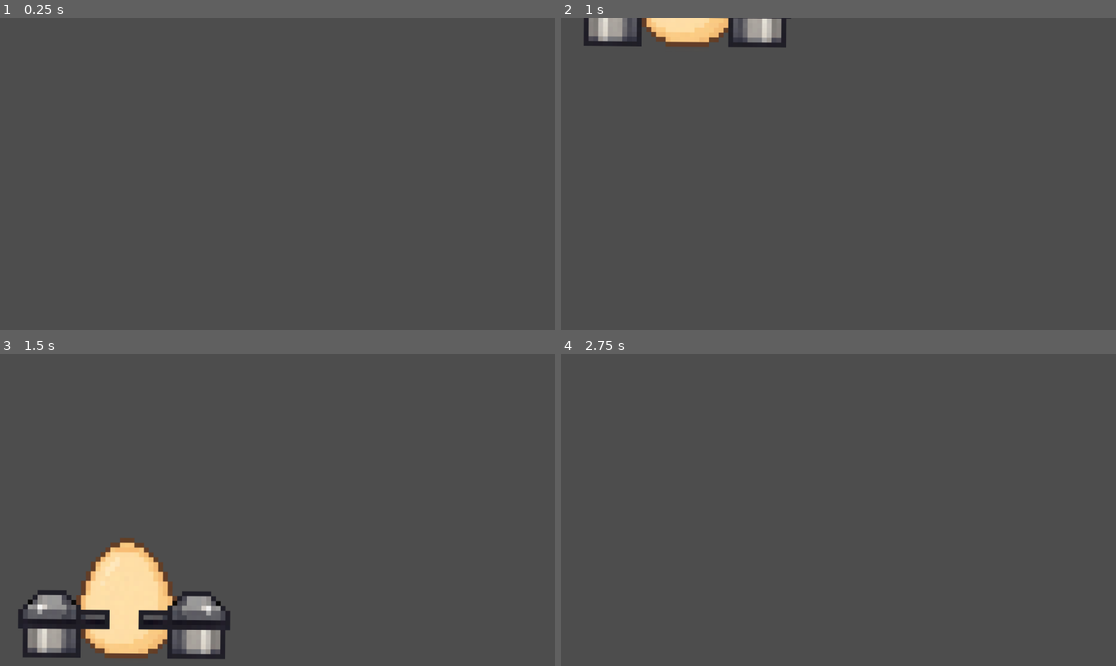
Above: before the commit, frames 1-4 (two rows, left to right).
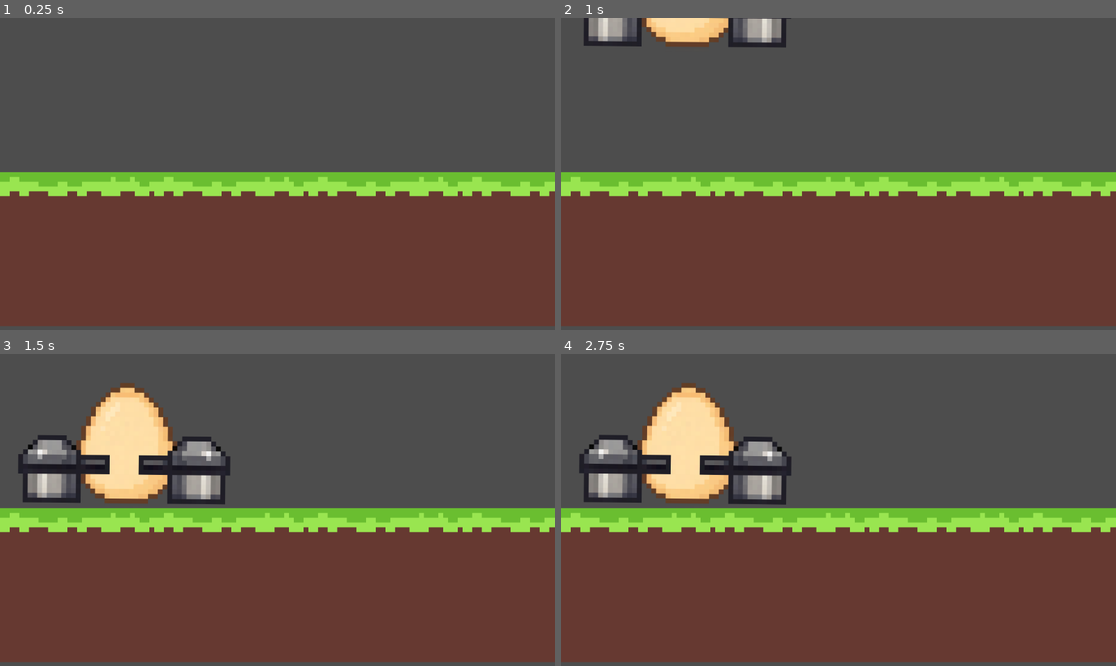
Above: after the commit, the same moments.

Repository: mathison0/eggpack
Game: Godot game, scene res://scenes/levels/main.tscn
Same seed, same stepped clock (60 frames per second), same inputs: the game is played once before the commit and once after it.
Inputs:
- Up to frame 1 (0.25 s): no input
- Up to frame 2 (1 s): tap Enter at 0.5 s
- Up to frame 3 (1.5 s): no input
- Up to frame 4 (2.75 s): tap Space at 2 s

The runs differ from the first frame. In frame 1, 49% of the frame differs, in the area x 0-100%, y 49-99%; in frame 2, 49%; in frame 3, 57%; in frame 4, 58%, in the area x 0-100%, y 9-99%.

Commit message:
feat: platform added (Test)

Diff:
--- a/assets/graphics/tiles/ground_tileset.tres
+++ b/assets/graphics/tiles/ground_tileset.tres
@@ -6,15 +6,25 @@
 texture = ExtResource("1_c8h4y")
 texture_region_size = Vector2i(320, 320)
 0:0/0 = 0
+0:0/0/physics_layer_0/polygon_0/points = PackedVector2Array(-160, -160, 160, -160, 160, 160, -160, 160)
 0:1/0 = 0
+0:1/0/physics_layer_0/polygon_0/points = PackedVector2Array(-160, -160, 160, -160, 160, 160, -160, 160)
 1:1/0 = 0
+1:1/0/physics_layer_0/polygon_0/points = PackedVector2Array(-160, -160, 160, -160, 160, 160, -160, 160)
 1:2/0 = 0
+1:2/0/physics_layer_0/polygon_0/points = PackedVector2Array(-160, -160, 160, -160, 160, 160, -160, 160)
 1:0/0 = 0
+1:0/0/physics_layer_0/polygon_0/points = PackedVector2Array(-160, -160, 160, -160, 160, 160, -160, 160)
 2:1/0 = 0
+2:1/0/physics_layer_0/polygon_0/points = PackedVector2Array(-160, -160, 160, -160, 160, 160, -160, 160)
 2:2/0 = 0
+2:2/0/physics_layer_0/polygon_0/points = PackedVector2Array(-160, -160, 160, -160, 160, 160, -160, 160)
 0:2/0 = 0
+0:2/0/physics_layer_0/polygon_0/points = PackedVector2Array(-160, -160, 160, -160, 160, 160, -160, 160)
 2:0/0 = 0
+2:0/0/physics_layer_0/polygon_0/points = PackedVector2Array(-160, -160, 160, -160, 160, 160, -160, 160)
 
 [resource]
 tile_size = Vector2i(320, 320)
+physics_layer_0/collision_layer = 1
 sources/0 = SubResource("TileSetAtlasSource_iox24")
--- a/scenes/levels/main.tscn
+++ b/scenes/levels/main.tscn
@@ -10,4 +10,5 @@
 rotation = 0.0080111
 
 [node name="platformTileMap" type="TileMapLayer" parent="."]
+tile_map_data = PackedByteArray(0, 0, 0, 0, 1, 0, 0, 0, 1, 0, 0, 0, 0, 0, 1, 0, 1, 0, 0, 0, 1, 0, 0, 0, 0, 0, 2, 0, 1, 0, 0, 0, 1, 0, 0, 0, 0, 0, 3, 0, 1, 0, 0, 0, 1, 0, 0, 0, 0, 0)
 tile_set = ExtResource("3_u81e1")
